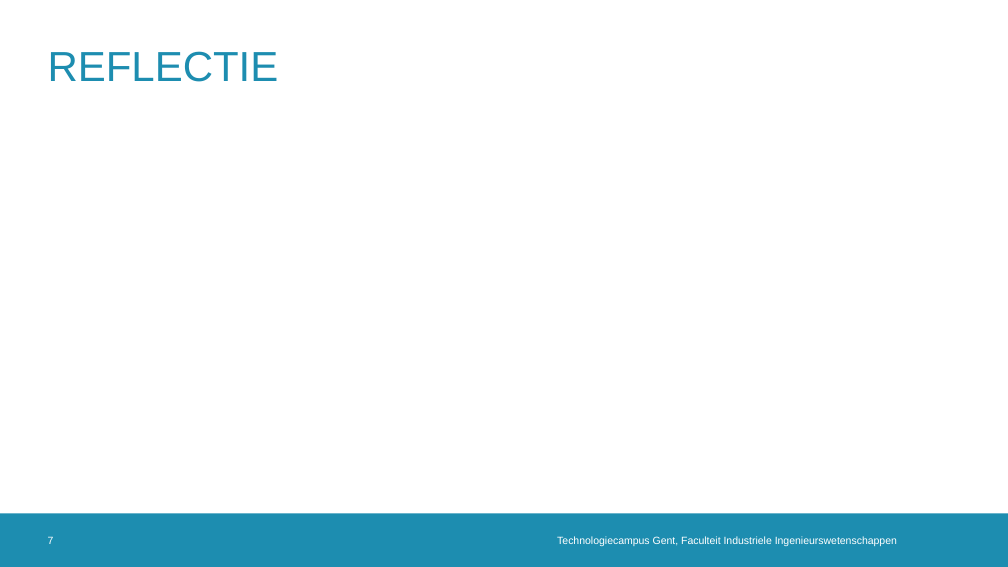
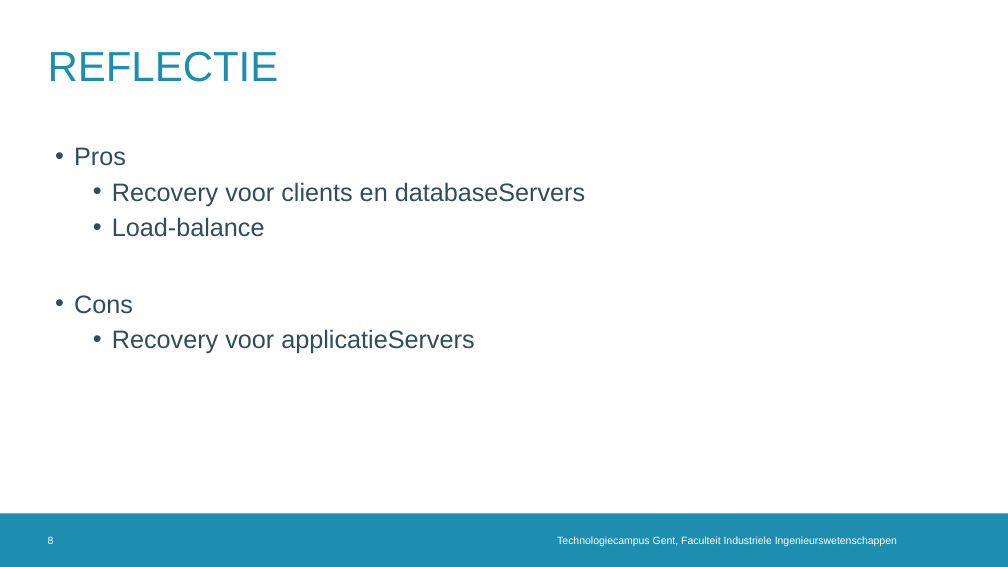
Before and after one commit to Pieterism/UNO, a slide deck: slide 8 of Documents/presentatie UNO.pptx (slide 7 before the commit). Drawn at 1008x567 pixels with LibreOffice and Linux fonts; fonts in the diff are those of the drawing; background and template pictures are left out. Boxes give left, top, right and bottom in pixels: in the first picture for what was removed or moved away, otherwise in the second. Text is boxed around its words. In the diff, an @@ line names an element or a change of style, - is before the commit and + after.

```diff
--- a/Documents/presentatie UNO.pptx
+++ b/Documents/presentatie UNO.pptx
@@ text added at [74, 147, 585, 354], 24 pt, text #2F4D5D @@
+• Pros
+  • Recovery voor clients en databaseServers
+  • Load-balance
+• Cons
+  • Recovery voor applicatieServers
@@ page number at [48, 536, 54, 544]: text changed @@
-7
+8
```
Also in this commit, not shown: 3 other slides changed, 2 slides added.
